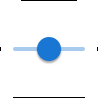
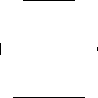
Two versions of the same layered image (98×98). Layer-by-layer changes:
painted on "NPatch-BG" over (x1=0, y1=0, x2=77, y2=55)
showed group "Colored - White" (3 layers) over (x1=13, y1=37, x2=85, y2=65)
painted on "Rounded Rectangle 1" (1st of 2, in "Colored - White") over (x1=13, y1=43, x2=85, y2=55)
hid group "Colored" (2 layers) over (x1=13, y1=37, x2=85, y2=65)
painted on "Cursor" (2nd of 2, in "Colored") over (x1=29, y1=37, x2=69, y2=65)
painted on "Rounded Rectangle 1" (2nd of 2, in "Colored") over (x1=13, y1=43, x2=85, y2=55)
